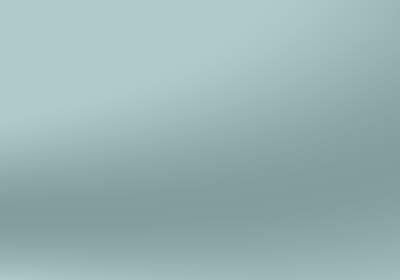
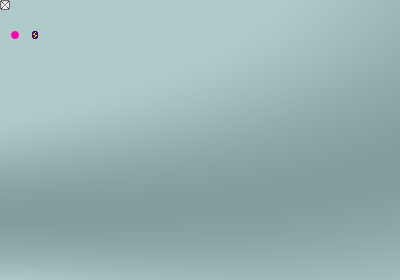
Revision of a layered 400px x 280px image; what changed, layer by layer:
showed group "Charger" (2 layers) over [32, 31, 38, 39]
showed "Player" over [11, 31, 19, 39]
showed group "Block" (3 layers) over [0, 0, 10, 10]
